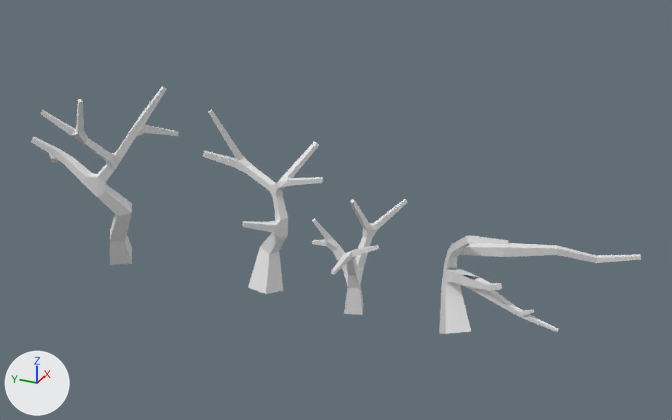
The FBX model Assets/3D assets/Outside/Tre_1.fbx as it was, and as the next commit left it.
Camera for both pictures: a camera (50 mm lens) standing at (-38.5, -16.3, 24.7) and looking at (-0.1, 1.0, 5.5). Every picture has the same lights, and +X, +Y and +Z are marked at lower left. Where no turn or scale is listed for an object, it has been applied to the vertices.
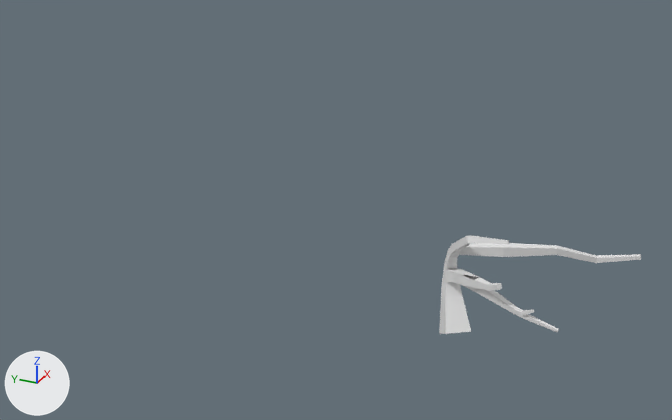
Where the change shows, as pixel boxes [x1, y1, x2, y2] in the pictures (672 x 420 px):
'Plane.001', deleted
    before: [31, 86, 179, 265]
'Cube.001', deleted
    before: [203, 110, 323, 294]
'Plane', deleted
    before: [312, 199, 408, 315]

What changed in the scene script:
```text
Remove ob_plane:
    ob_plane = bpy.data.objects.new('Plane', me_plane_002)
    ob_plane.location = (0.0, 0.0, 0.0)
Remove ob_plane_001:
    ob_plane_001 = bpy.data.objects.new('Plane.001', me_plane_003)
    ob_plane_001.location = (0.0, 14.56, 0.0)
Remove ob_cube_001:
    ob_cube_001 = bpy.data.objects.new('Cube.001', me_cube_002)
    ob_cube_001.location = (0.0, 5.16, 0.0)
```
